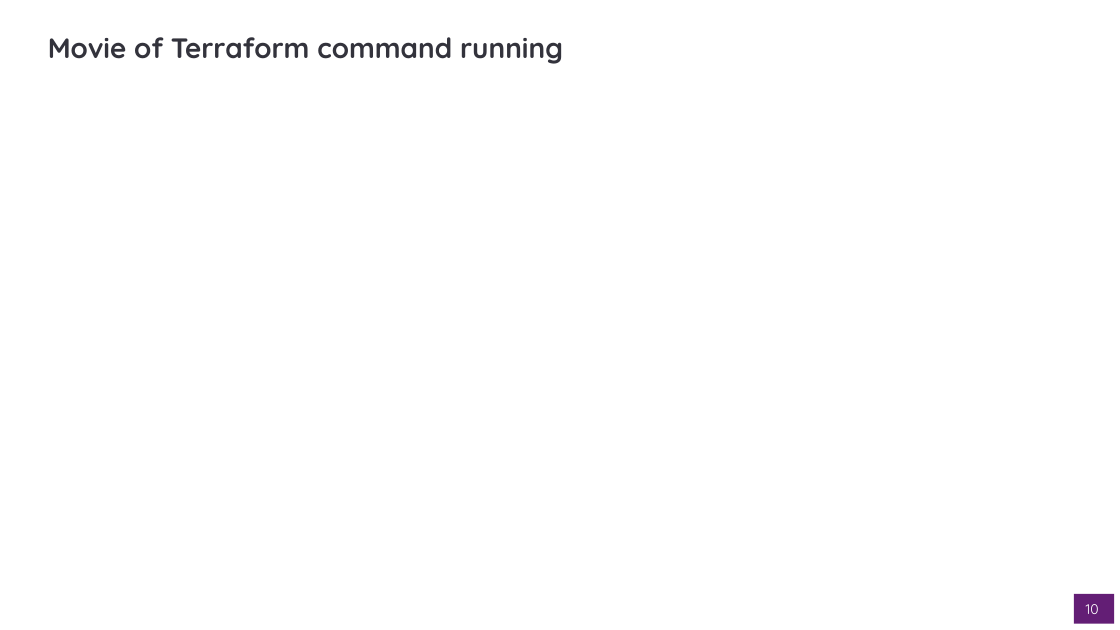
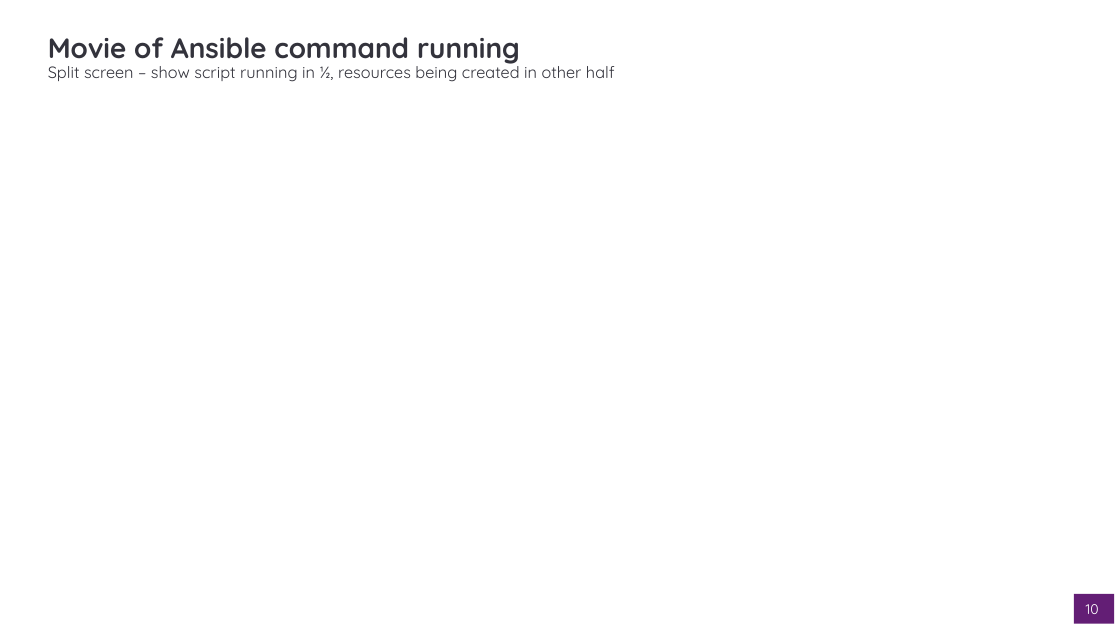
Before and after one commit to dto-btn/reading-material, a slide deck: slide 10 of presentations/dto-all-staff_2019-10-17.pptx. Drawn at 1120x630 pixels with LibreOffice and Linux fonts; fonts in the diff are those of the drawing; background and template pictures are left out. Boxes give left, top, right and bottom in pixels: in the first picture for what was removed or moved away, otherwise in the second. Text is boxed around its words. In the diff, an @@ line names an element or a change of style, - is before the commit and + after.

```diff
--- a/presentations/dto-all-staff_2019-10-17.pptx
+++ b/presentations/dto-all-staff_2019-10-17.pptx
@@ title at <box>48,37,615,82</box>: text changed; size 24 to 14 pt; bold off @@
-Movie of Terraform command running
+Movie of Ansible command running
+Split screen – show script running in ½, resources being created in other half
```
Also in this commit, not shown: 5 other slides changed, 6 slides added, 11 slides removed.
